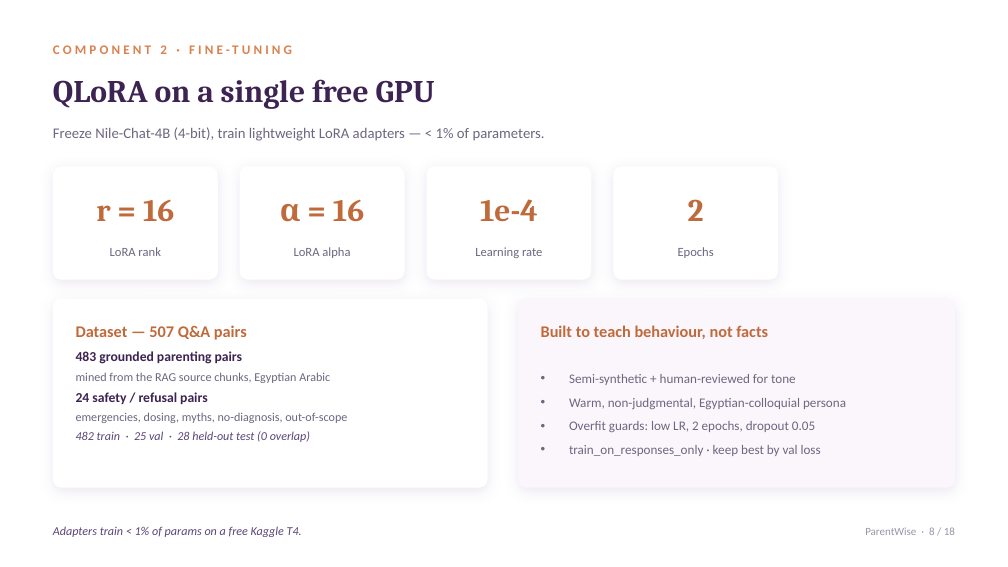
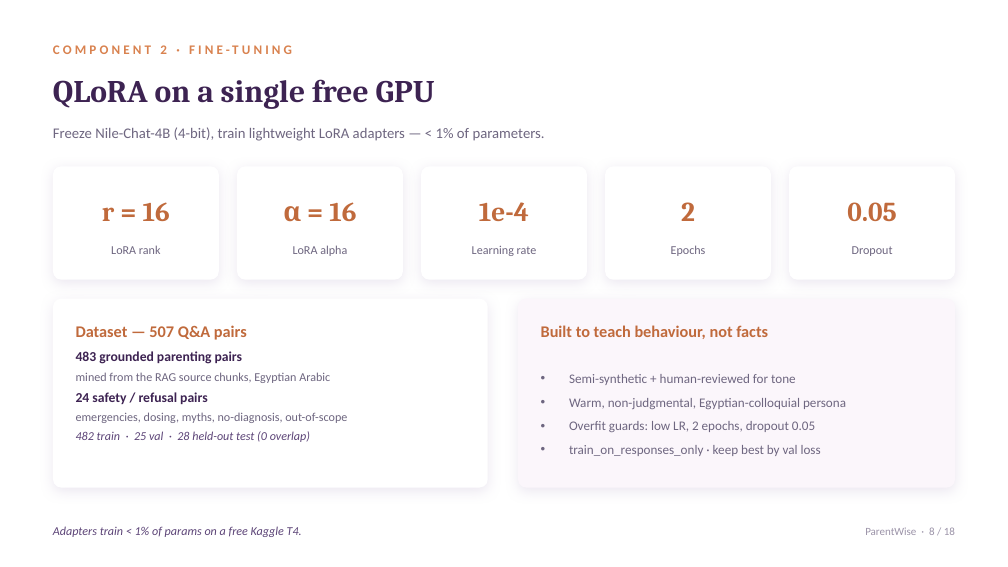
Before and after one commit to dohaismail01/AI-Powered-Parenting-Guidance-Platform, a slide deck: slide 8 of finetune-quantization/presentation/ParentWise_Platform.pptx. Drawn at 1008x567 pixels with LibreOffice and Linux fonts; fonts in the diff are those of the drawing; background and template pictures are left out. Boxes give left, top, right and bottom in pixels: in the first picture for what was removed or moved away, otherwise in the second. Text is boxed around its words. In the diff, an @@ line names an element or a change of style, - is before the commit and + after.

```diff
--- a/finetune-quantization/presentation/ParentWise_Platform.pptx
+++ b/finetune-quantization/presentation/ParentWise_Platform.pptx
@@ rounded rectangle: place and size @@
-rounded rectangle at <box>426,166,591,280</box>
+rounded rectangle at <box>421,166,587,280</box>
@@ 2 texts, 1 rounded rectangle: place and size @@
-2 texts, 1 rounded rectangle at <box>613,166,778,280</box>
+2 texts, 1 rounded rectangle at <box>605,166,771,280</box>
@@ rounded rectangle added at <box>789,166,955,280</box>, fill #FFFFFF @@
@@ size 30 to 26 pt in 4 elements at <box>102,202,170,221</box>, <box>283,202,356,222</box>, <box>479,202,529,221</box>, <box>681,202,695,221</box> @@
@@ text added at <box>847,202,897,221</box>, 26 pt, text #C06A3C, bold @@
+0.05
@@ size 12 to 11.5 pt in 4 elements at <box>111,245,161,254</box>, <box>293,245,347,256</box>, <box>472,246,537,256</box>, <box>671,245,706,256</box> @@
@@ text added at <box>852,246,893,256</box>, 11.5 pt, text #6E6680 @@
+Dropout
```
Also in this commit, not shown: 2 other slides changed.
